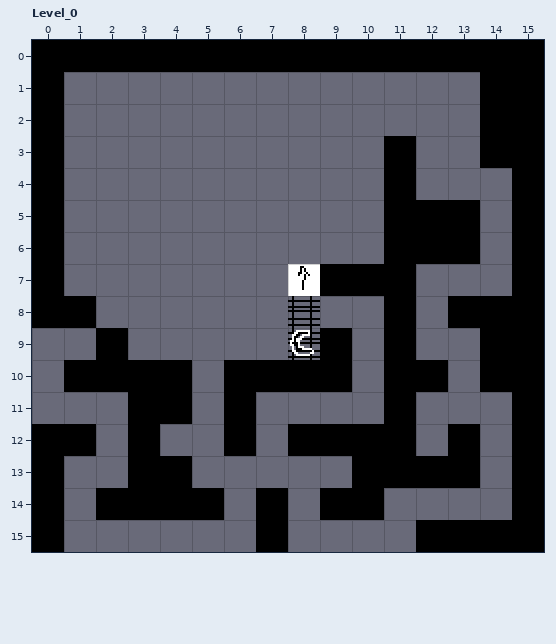
LDtk project, stored at train/assets/train.ldtk. The picture above is the old version.
Cells are 16x16 px. Shown: Level_0 x 0..15, y 0..15.
The result:
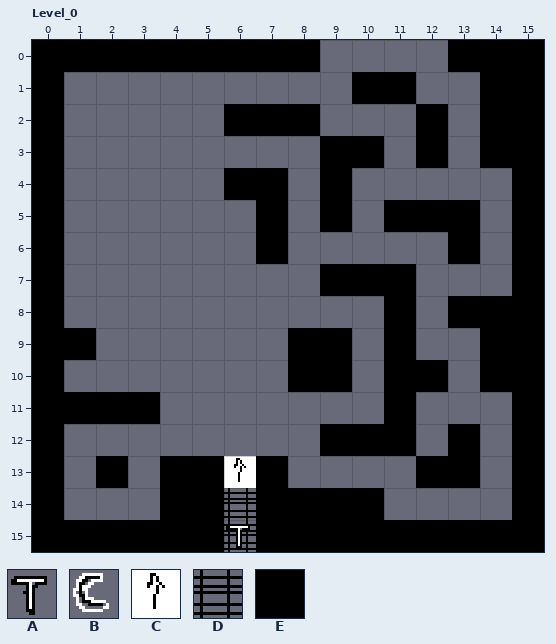
Key: from "Carriage": A 0, B 8; from "Player": C 10; from "Track": D 0; from "Walls": E 1 "fal".
_ is an empty cell.
Objects are placed by their top-left corner, in cells (3,4 is the top-left corner of cell 3,4); size is 1x1 cell unless given.
From the commit log: better (n cleaner) movement, moving every carriage
Diff:
Layer "Walls":
Tile E now appears in row 1 at x 10 to 11; in row 2 at x 6 to 8 and 12; in row 3 at x 9 to 10 and 12; in row 4 at x 6 to 7 and 9; in row 5 at x 7 and 9; in row 6 at x 7.
Tile E now appears in row 9 at x 0 to 1 and 8; in row 10 at x 0; in row 11 at x 0 to 2; in row 13 at x 2, 5 and 7; in row 14 at x 8; in row 15 at x 1 to 5 and 8 to 11.
Tile E is gone in row 0 at x 9 to 12; in rows 3 to 4 at x 11; in row 6 at x 11 to 12; in row 8 at x 1; in row 9 at x 2; in row 10 at x 1 to 4 and 6 to 7.
Tile E is gone in row 11 at x 4 and 6; in row 12 at x 1, 3, 6 and 8; in row 13 at x 3 and 10 to 11; in row 14 at x 2 to 3.
Layer "Entities":
Object D "Track" at 8,8 becomes D "Track" at 6,14.
Object D "Track" at 8,9 becomes D "Track" at 6,15.
Object B "Carriage" at 8,9 becomes A "Carriage" at 6,15.
Object C "Player" at 8,7 becomes C "Player" at 6,13.
